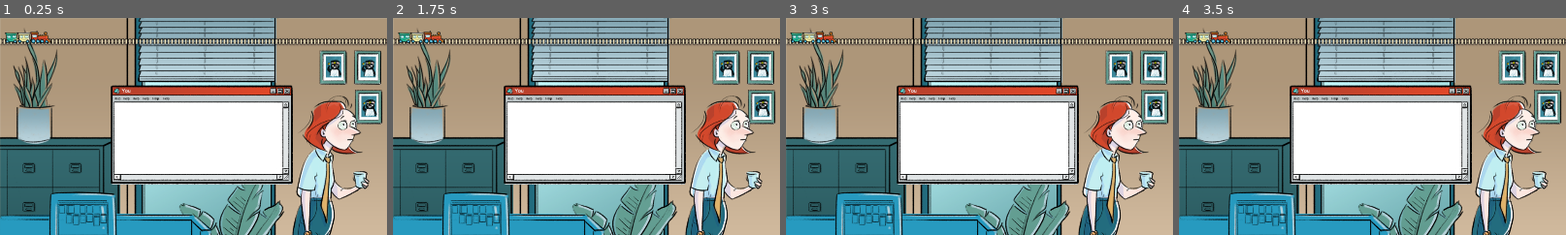
Above: before the commit, frames 1-4 (left to right).
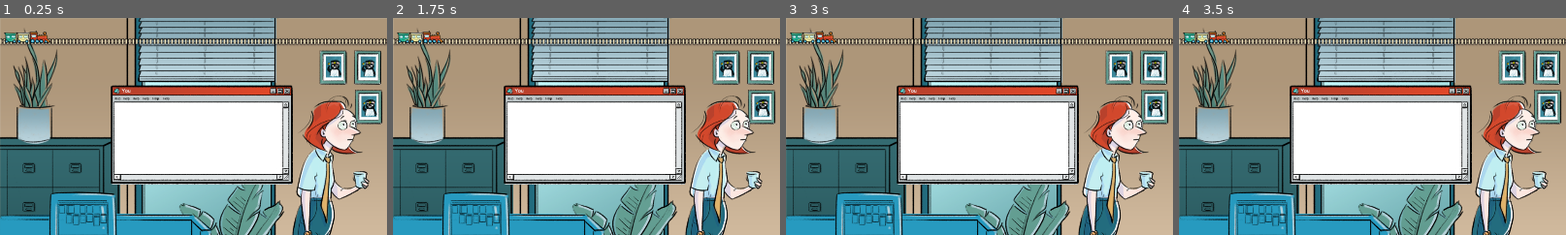
Above: after the commit, the same moments.

Repository: boneyard24/VGGJ2026
Game: Godot game, scene res://coreytest/coreytestscene.tscn
Same seed, same stepped clock (60 frames per second), same inputs: the game is played once before the commit and once after it. This scene is started directly instead of the project's main scene.
Inputs:
- Up to frame 1 (0.25 s): no input
- Up to frame 2 (1.75 s): tap Enter (enter) at 0.5, 0.6, 1.35 s; hold Up (up) from 0.53 s (still down)
- Up to frame 3 (3 s): release Up (up) at 2.03 s; hold Left (left) from 2.03 s (still down); tap Enter (enter) at 2.1, 2.85 s
- Up to frame 4 (3.5 s): keep holding Left (left)
The pictures show only the part of the screen within x 0-50%, y 0-50%; the shares and areas given below are measured in that part.

The runs differ from the first frame. In frame 1, 0.3% of the frame differs, in the area x 1-14%, y 5-12%; in frame 2, 0.4%; in frame 3, 0.1%; in frame 4, 0.4%.

Commit message:
Train should now stop at the end goal

Diff:
--- a/trainger/Scenes/Level/Environment.tscn
+++ b/trainger/Scenes/Level/Environment.tscn
@@ -5,7 +5,6 @@
 [ext_resource type="Texture2D" uid="uid://bp4js5csvlk3y" path="res://Assets/BGs/5_Foreground@0.5x@0.5x.png" id="3_40one"]
 [ext_resource type="Texture2D" uid="uid://y1m5hkuna35o" path="res://Assets/DialogueBoxes/TextBox_YourBoss.png" id="4_40one"]
 [ext_resource type="Texture2D" uid="uid://clhvu5045hht6" path="res://Assets/DialogueBoxes/TextBox_You.png" id="5_fxsqg"]
-[ext_resource type="Texture2D" uid="uid://dka3kit61gqlb" path="res://Assets/Railroad/6_RailroadBar@0.5x@0.5x.png" id="6_fxsqg"]
 
 [node name="Environment" type="Node2D" unique_id=1706885947]
 z_index = -1
@@ -33,11 +32,3 @@
 scale = Vector2(0.6585665, 0.65856653)
 texture = ExtResource("5_fxsqg")
 offset = Vector2(30, 370)
-
-[node name="Sprite2D6" type="Sprite2D" parent="." unique_id=1065937110]
-visible = false
-z_index = -5
-position = Vector2(-29.20945, -370.86136)
-scale = Vector2(0.9992015, 1.0064411)
-texture = ExtResource("6_fxsqg")
-offset = Vector2(30, 370)
--- a/trainger/Scenes/TensionProgressBar/TensionProgressBar.tscn
+++ b/trainger/Scenes/TensionProgressBar/TensionProgressBar.tscn
@@ -12,7 +12,7 @@
 texture = ExtResource("2_krgfr")
 centered = false
 
-[node name="Sprite2D6" type="Sprite2D" parent="." unique_id=1299537264]
+[node name="RailRoad" type="Sprite2D" parent="." unique_id=1299537264]
 z_index = -5
 position = Vector2(930.00006, 172)
 scale = Vector2(0.9992015, 1.0064411)
--- a/trainger/Scenes/TensionProgressBar/tension_progress_bar.gd
+++ b/trainger/Scenes/TensionProgressBar/tension_progress_bar.gd
@@ -1,15 +1,19 @@
 extends Node2D
 
 @onready var progress_train: Sprite2D = $ProgressTrain
+@onready var rail_road: Sprite2D = $RailRoad
 var dialogue_duration: float = 0.0
 var velocity: float = 0.0
 var game_over := false
+var rail_length: int = 0
 
 # Called when the node enters the scene tree for the first time.
 func _ready() -> void:
 	var dialogue_box = get_tree().root.get_node("Main/DialogueBox")
+	print("Rail length calculated: ", rail_length)
 	if dialogue_box:
 		dialogue_box.dialogue_duration_calculated.connect(_on_dialogue_box_dialogue_duration_calculated)
+		calculate_velocity()
 	else:
 		push_warning("Could not find dialogue box node")
 
@@ -19,8 +23,8 @@
 	if !game_over:
 		if velocity > 0:
 			progress_train.position.x += velocity * delta
-			# Stop when train reaches the end of the display
-			if progress_train.position.x >= get_viewport().get_visible_rect().size.x - progress_train.texture.get_width():
+			# Stop when train reaches the end of railroad
+			if progress_train.position.x >= rail_length:
 				velocity = 0
 
 func UpdateProgress(_progressChange: float):
@@ -35,7 +39,11 @@
 
 func _on_dialogue_box_dialogue_duration_calculated(duration: float) -> void:
 	dialogue_duration = duration
+
+func calculate_velocity() -> void:
 	if dialogue_duration > 0:
-		velocity = get_viewport().get_visible_rect().size.x / dialogue_duration
-	print("tension_progress_bar.gd received dialogue duration: ", dialogue_duration)
-	print("Velocity set to: ", velocity)
+		rail_length = rail_road.texture.get_width() - progress_train.texture.get_width() - 92
+		velocity = rail_length / dialogue_duration
+		print("Calculated train velocity: ", velocity)
+	else:
+		push_warning("Dialogue duration is zero, cannot calculate velocity.")
